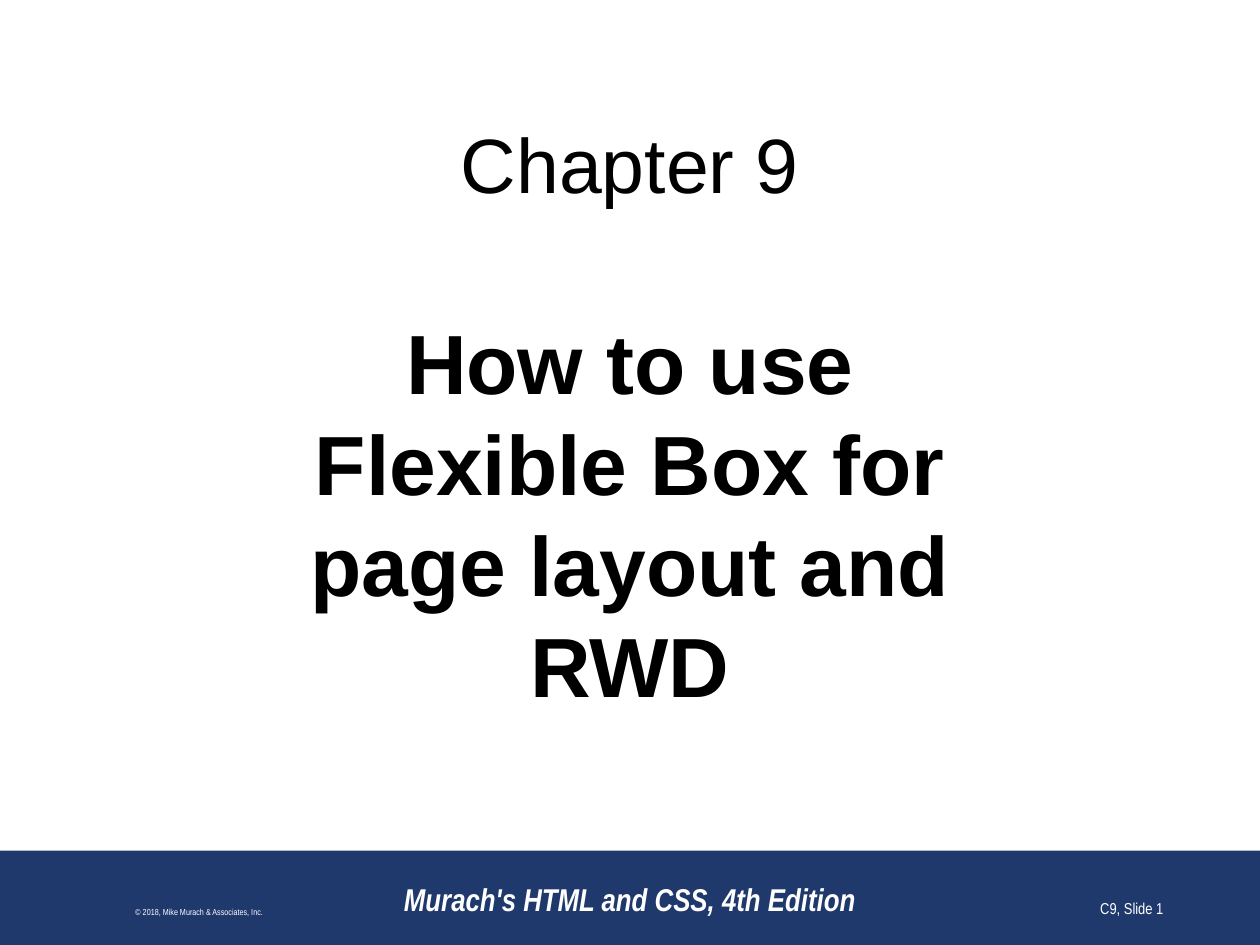
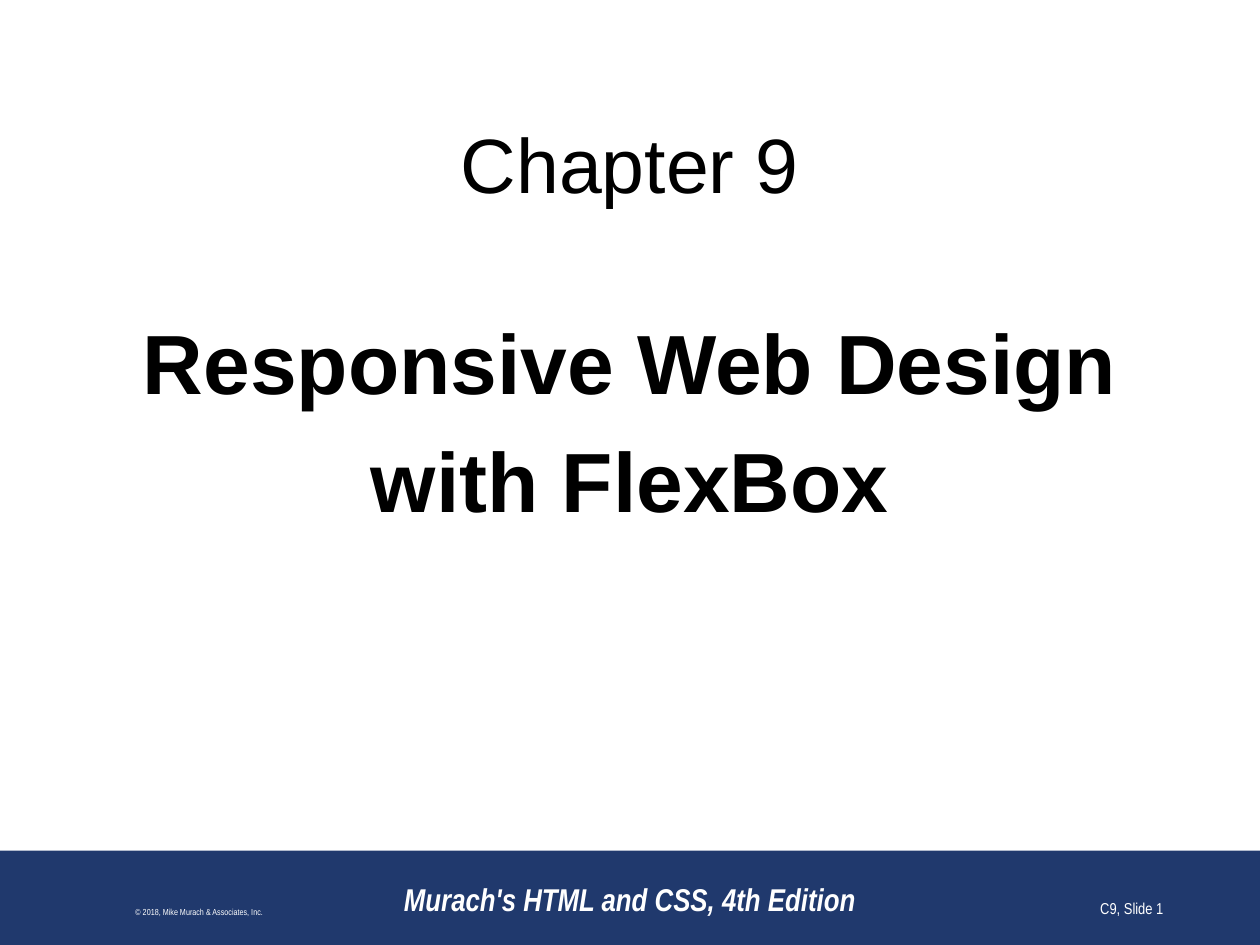
Before and after one commit to paulsmithkc/awd1000_base_lab_and_homework, a slide deck: slide 1 of murach_html_4e/slides/Chapter 9 slides (Revised).pptx. Drawn at 1260x945 pixels with LibreOffice and Linux fonts; fonts in the diff are those of the drawing; background and template pictures are left out. Boxes give left, top, right and bottom in pixels: in the first picture for what was removed or moved away, otherwise in the second. Text is boxed around its words. In the diff, an @@ line names an element or a change of style, - is before the commit and + after.

Commit message:
Updating chapter titles to make it clearer what is in each chapter

```diff
--- a/murach_html_4e/slides/Chapter 9 slides (Revised).pptx
+++ b/murach_html_4e/slides/Chapter 9 slides (Revised).pptx
@@ text at box(143, 333, 1116, 513): text changed @@
-How to use Flexible Box for page layout and RWD
+Responsive Web Design
+with FlexBox
```
Also in this commit, not shown: 7 other files.
